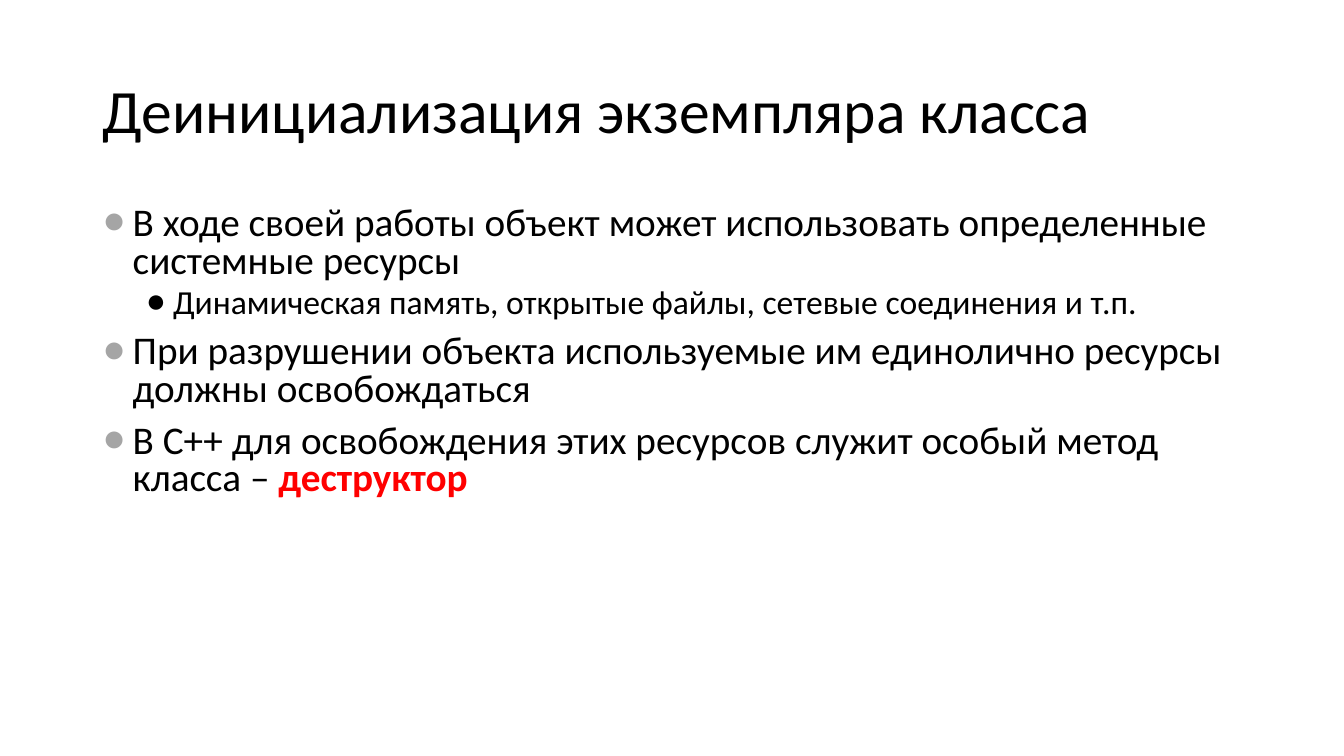
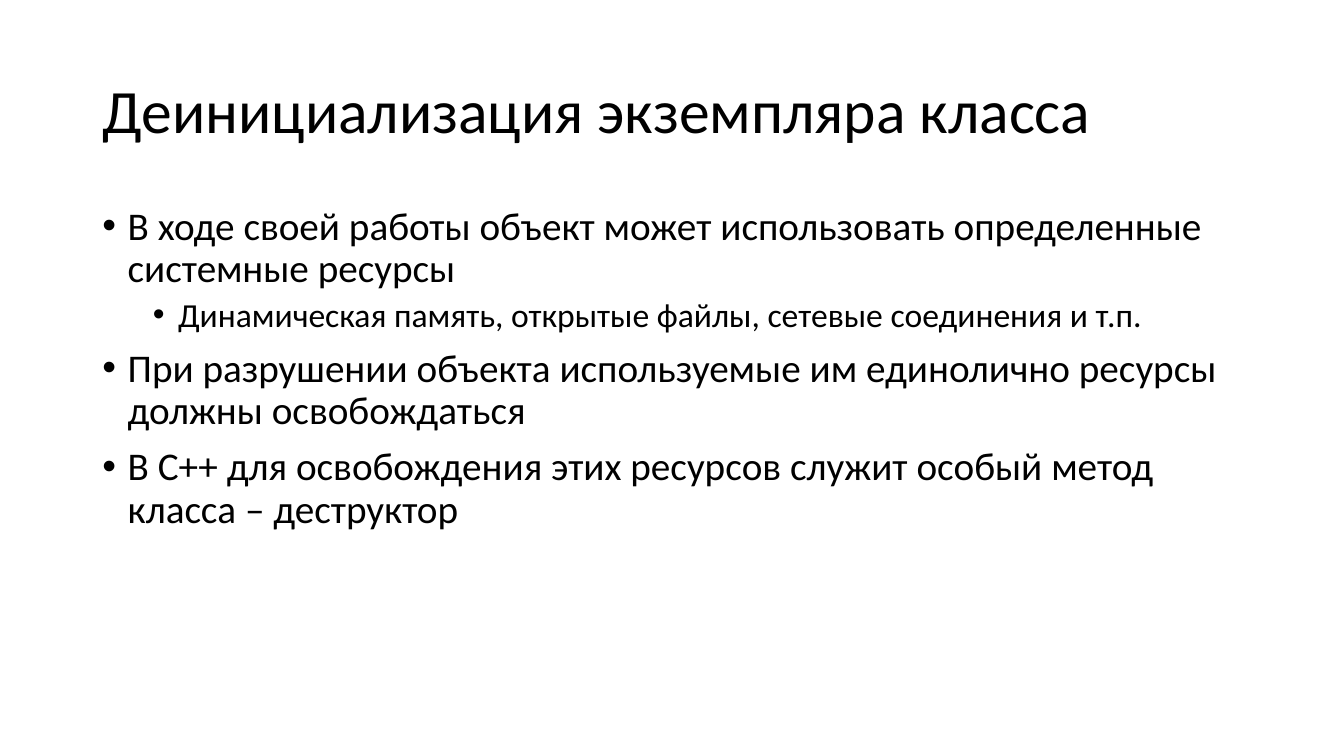
Before and after one commit to alexey-malov/oop, a slide deck: slide 84 of lectures/02/Основы ООП.pptx (slide 79 before the commit). Drawn at 1344x756 pixels with LibreOffice and Linux fonts; fonts in the diff are those of the drawing. Boxes give left, top, right and bottom in pixels: in the first picture for what was removed or moved away, otherwise in the second. Text is boxed around its words. In the diff, an @@ line names an element or a change of style, - is before the commit and + after.

```diff
--- a/lectures/02/Основы ООП.pptx
+++ b/lectures/02/Основы ООП.pptx
@@ text "В ходе своей работы объект ..." at (128,213,1217,530): text colour #FF0000 to #000000, bold off in "деструктор"; bullet ● to •; line spacing 0.8 to 0.9 @@
```
Also in this commit, not shown: 13 other slides changed, 5 slides added, 7 other files.
